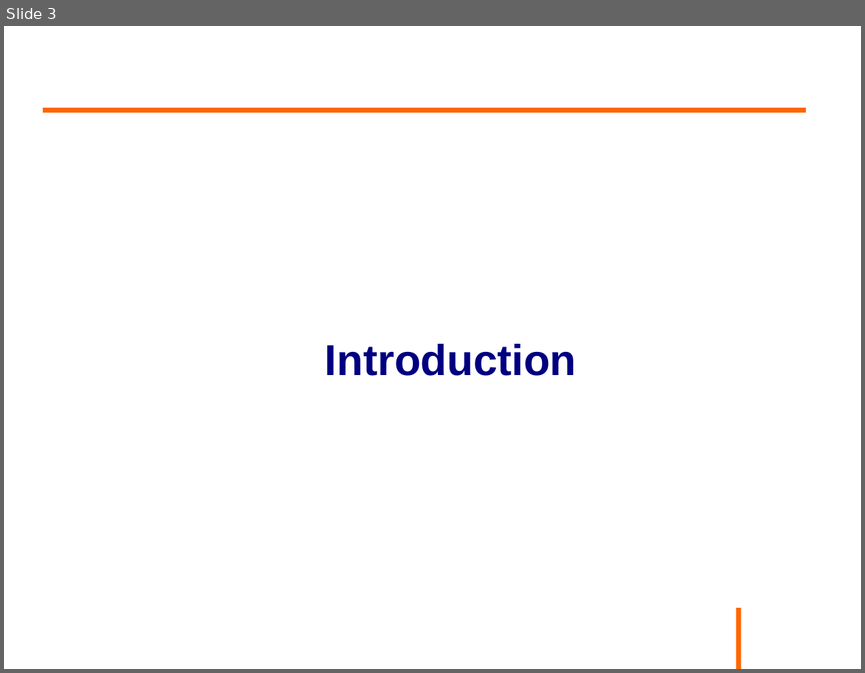
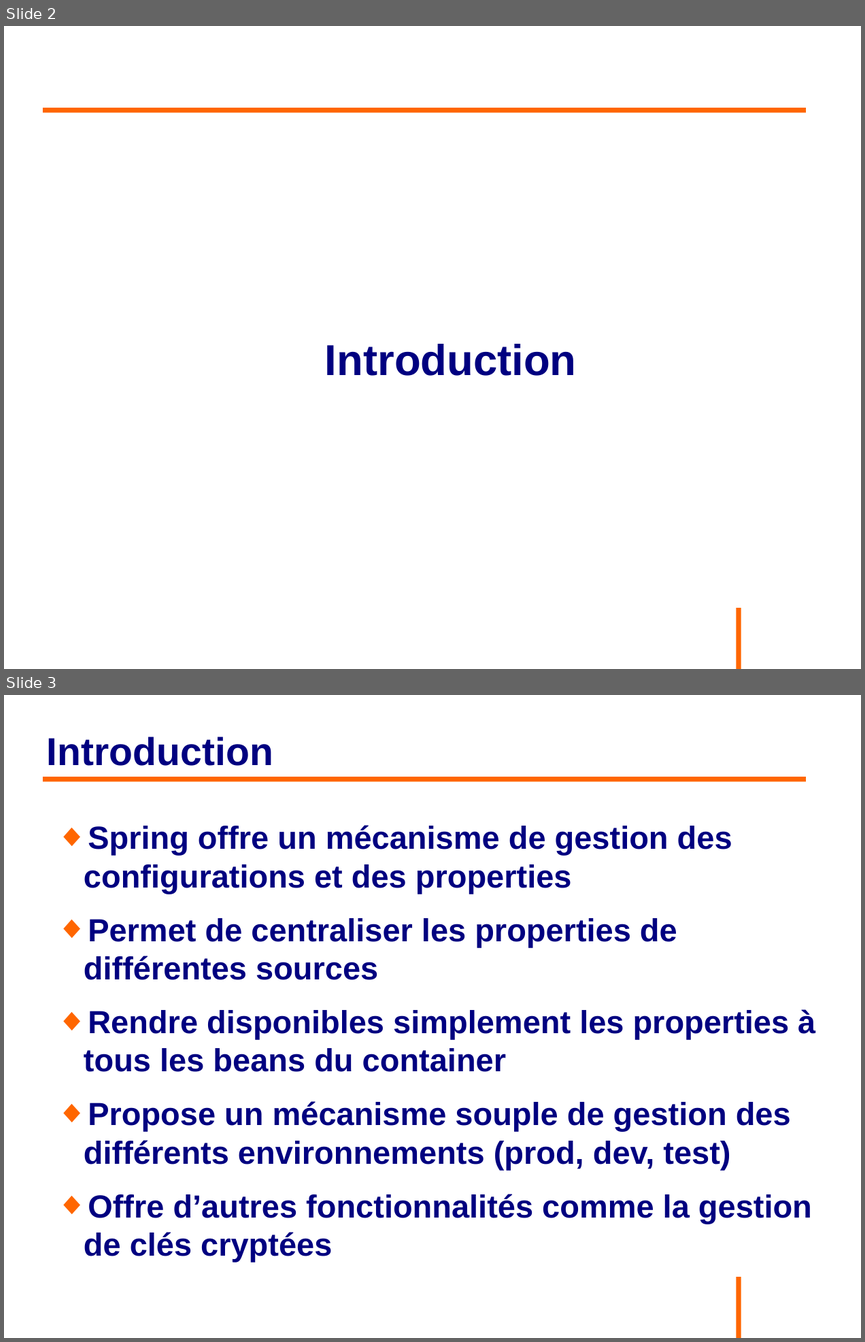
Before and after one commit to philphils/formation-spring, a slide deck: Documentation/diapo_formation_spring_property.odp. Shown one above the other, each under a label of ours: slide 3 before the commit, slides 2 and 3 after it. The pictures are 865x673 and 865x1342 pixels, drawn with LibreOffice and Linux fonts; fonts in the diff are those of the drawing; background and template pictures are left out. Boxes give left, top, right and bottom in pixels: in the first picture for what was removed or moved away, otherwise in the second. Text is boxed around its words. In the diff, an @@ line names an element or a change of style, - is before the commit and + after.

```diff
--- a/Documentation/diapo_formation_spring_property.odp
+++ b/Documentation/diapo_formation_spring_property.odp
@@ slide 3 added at (4, 695, 861, 1338), background #FFFFFF; not listed: 1 template element that a slide beside it also shows @@
@@ title added at (47, 736, 273, 766), 36 pt, text #000080, bold @@
+Introduction
@@ line added from (43, 779) to (806, 779), #FF6600 4.54 pt @@
@@ text added at (84, 825, 815, 1223), 29.6 pt, text #000080, bold @@
+◆ Spring offre un mécanisme de gestion des configurations et des properties
+◆ Permet de centraliser les properties de différentes sources
+◆ Rendre disponibles simplement les properties à tous les beans du container
+◆ Propose un mécanisme souple de gestion des différents environnements (prod, dev, test)
+◆ Offre d’autres fonctionnalités comme la gestion de clés cryptées
@@ what was slide 3 is now slide 2 @@
```
Also in this commit, not shown: 1 slide changed, 14 other slides added, 2 slides removed.
